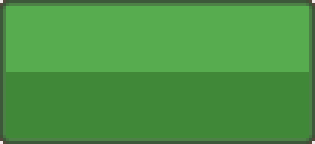
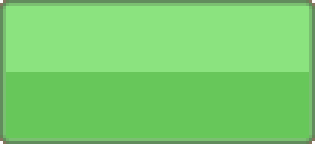
Layered file, before and after one edit (315 × 144). Changes by layer:
pixels changed over [0, 0, 315, 144] (layer not identified)
